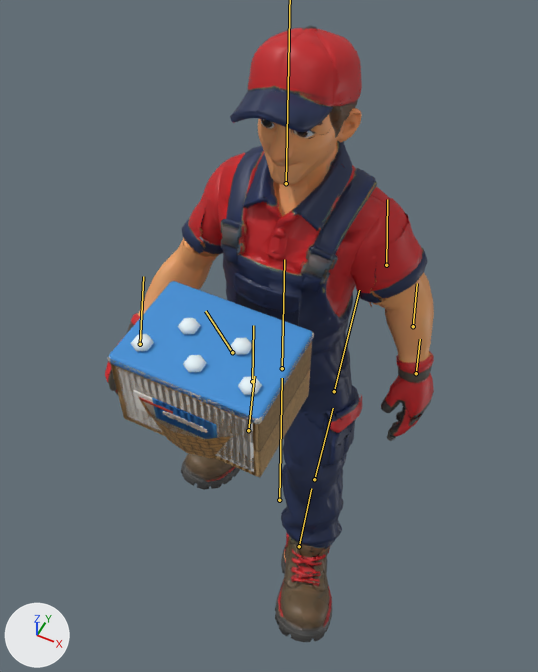
The FBX model unity/CheckoutSimulator/Assets/Art/Staff/Models/Staff_Clerk.fbx, before and after one commit.
One viewpoint serves both versions: a 50 mm lens placed at (0.81, -1.75, 3.42), pointed at (-0.03, -0.06, 1.31). The lights are fixed; the arrows at lower left show +X, +Y and +Z. The first picture is the older version. Both versions are drawn at frame 25 of the action 'Staff_Clerk_Rig|Walking'; the numbers are the values there. The bones that change, and the others that lie on the model, are drawn over the model as lines.

In view in the first picture: 'Box_caixa', 'Box_carne', 'Box_congelados', 'Box_hortifruti', 'Box_padaria', 'Box_peixe', 'Staff_Clerk_Body'.
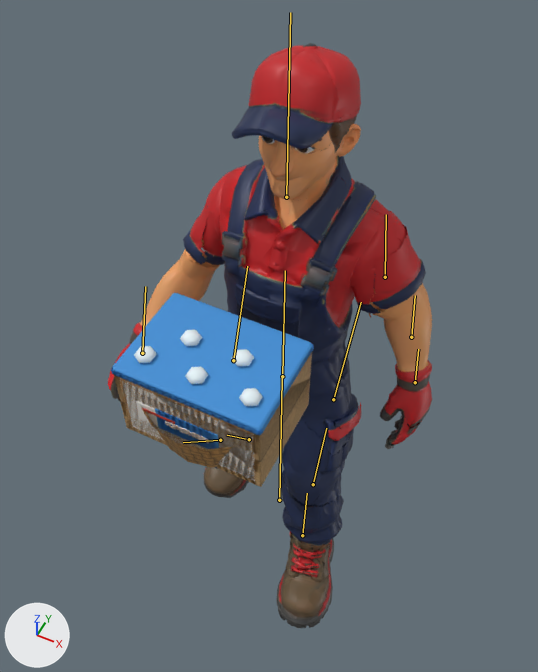
Changed parts and their boxes (x1, y1, x2, y2) in the pictures (538 x 672 px):
```json
{"object": "Staff_Clerk_Body", "change": "posed", "before": [105, 25, 434, 642], "after": [107, 43, 432, 628]}
{"object": "Box_congelados", "change": "posed", "before": [109, 281, 313, 469], "after": [112, 293, 313, 479]}
{"object": "Box_carne", "change": "posed", "before": [108, 333, 314, 472], "after": [111, 344, 314, 481]}
{"object": "Box_bebidas", "change": "posed", "after": [114, 353, 312, 487], "on screen": "not visible before"}
{"object": "Box_peixe", "change": "posed", "before": [131, 318, 262, 439], "after": [134, 330, 263, 449]}
{"object": "Box_caixa", "change": "posed", "before": [115, 366, 256, 473], "after": [117, 376, 257, 483]}
{"object": "Box_padaria", "change": "posed", "before": [138, 397, 234, 458], "after": [140, 406, 236, 467]}
{"bone": "Torso", "before": "(282, 368) to (284, 259)", "after": "(282, 376) to (285, 270)"}
{"bone": "Thigh_L", "before": "(232, 352) to (205, 311)", "after": "(233, 360) to (247, 266)"}
{"bone": "Shin_L", "before": "(252, 381) to (253, 325)", "after": "(220, 440) to (183, 442)"}
{"bone": "Foot_L", "before": "(248, 430) to (254, 376)", "after": "(249, 439) to (227, 435)"}
{"bone": "Thigh_R", "before": "(334, 391) to (359, 290)", "after": "(333, 399) to (361, 302)"}
{"bone": "Shin_R", "before": "(314, 479) to (333, 408)", "after": "(313, 484) to (326, 428)"}
{"bone": "Foot_R", "before": "(299, 546) to (311, 488)", "after": "(302, 535) to (307, 493)"}
```

The change, as JSON lines over the scene's bpy script:
```json
{"block": "bone_torso", "where": "bone_torso = bpy.data.objects['Staff_Clerk_Rig'].pose.bones['Torso']"}
{"op": "set", "path": "bone_torso.location", "old": "(0.0, 0.024, 0.0)", "new": "(0.002, -0.029, 0.0)"}
{"block": "bone_thigh_l", "where": "bone_thigh_l = bpy.data.objects['Staff_Clerk_Rig'].pose.bones['Thigh_L']  # child of 'Torso'"}
{"op": "set", "path": "bone_thigh_l.rotation_quaternion", "old": "(0.98, 0.198, 0.0, 0.0)", "new": "(0.987, -0.159, 0.025, -0.007)", "note": "degrees (23, 0, 0) -> degrees (-18, 3, -1)"}
{"block": "bone_shin_l", "where": "bone_shin_l = bpy.data.objects['Staff_Clerk_Rig'].pose.bones['Shin_L']  # child of 'Thigh_L'"}
{"op": "set", "path": "bone_shin_l.rotation_quaternion", "old": "(0.973, -0.23, 0.0, 0.0)", "new": "(0.871, 0.487, -0.012, 0.065)", "note": "degrees (-27, 0, 0) -> degrees (58, -5, 6)"}
{"block": "bone_foot_l", "where": "bone_foot_l = bpy.data.objects['Staff_Clerk_Rig'].pose.bones['Foot_L']  # child of 'Shin_L'"}
{"op": "set", "path": "bone_foot_l.rotation_quaternion", "old": "(0.998, -0.066, 0.0, 0.0)", "new": "(0.996, -0.053, 0.06, -0.045)", "note": "degrees (-8, 0, 0) -> degrees (-6, 7, -6)"}
{"block": "bone_thigh_r", "where": "bone_thigh_r = bpy.data.objects['Staff_Clerk_Rig'].pose.bones['Thigh_R']  # child of 'Torso'"}
{"op": "set", "path": "bone_thigh_r.rotation_quaternion", "old": "(0.98, -0.198, 0.0, 0.0)", "new": "(0.982, -0.189, -0.01, -0.009)", "note": "degrees (-23, 0, 0) -> degrees (-22, -1, -1)"}
{"block": "bone_shin_r", "where": "bone_shin_r = bpy.data.objects['Staff_Clerk_Rig'].pose.bones['Shin_R']  # child of 'Thigh_R'"}
{"op": "set", "path": "bone_shin_r.rotation_quaternion", "old": "(1.0, 0.0, 0.0, 0.0)", "new": "(0.993, 0.114, 0.003, -0.012)", "note": "degrees (0, 0, 0) -> degrees (13, 0, -1)"}
{"block": "bone_foot_r", "where": "bone_foot_r = bpy.data.objects['Staff_Clerk_Rig'].pose.bones['Foot_R']  # child of 'Shin_R'"}
{"op": "set", "path": "bone_foot_r.rotation_quaternion", "old": "(0.998, 0.066, 0.0, 0.0)", "new": "(0.997, 0.06, -0.055, 0.016)", "note": "degrees (8, 0, 0) -> degrees (7, -6, 2)"}
```
